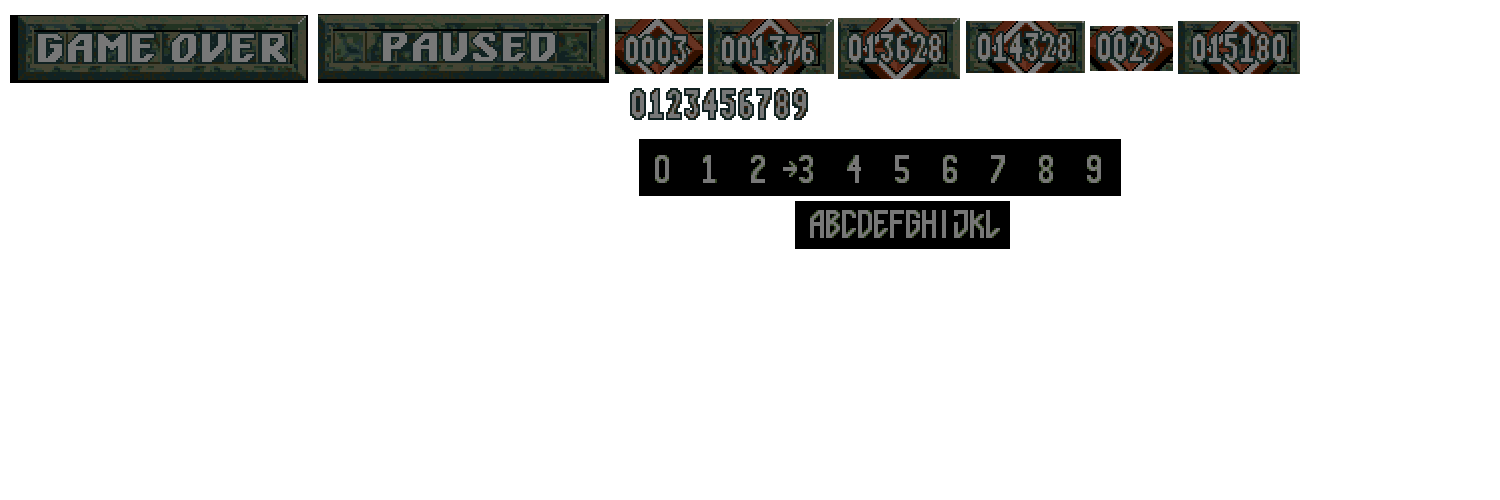
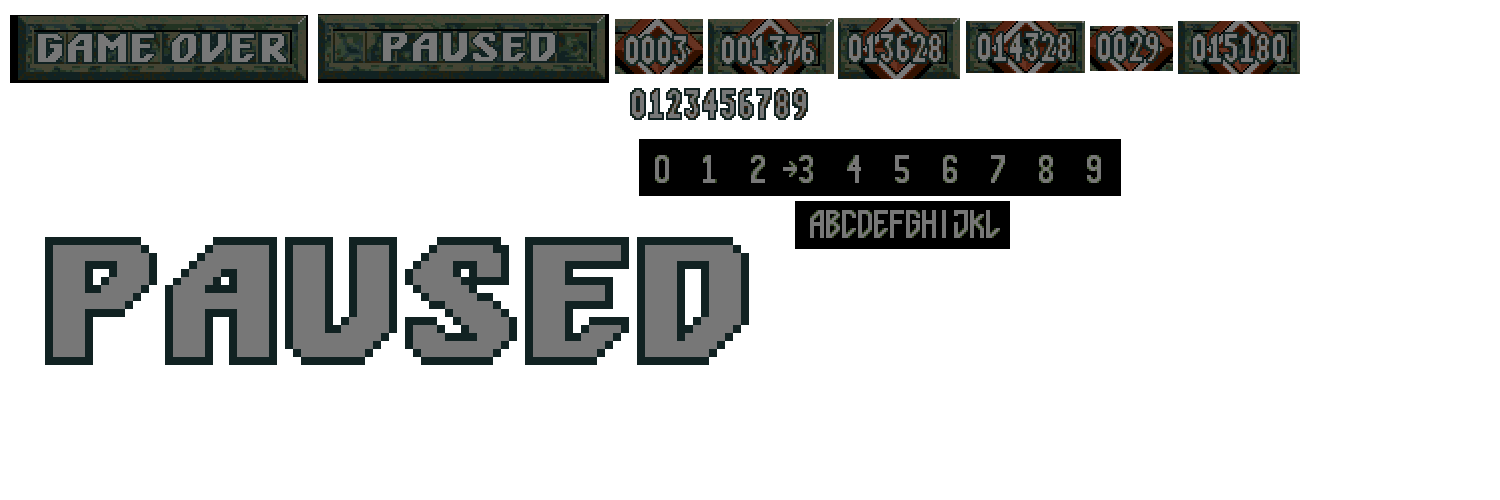
Layered file, before and after one edit (1500x500). Changes by layer:
added layer "PAUSED large" above "red" over [45, 237, 749, 365]
